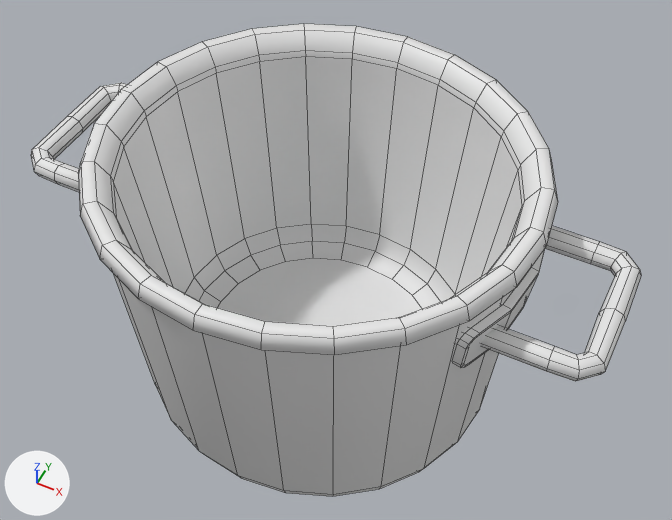
The FBX model Assets/models/tools_pot.fbx: old version first, new version second.
The view is the same before and after, from a 50 mm lens placed at (0.249, -0.466, 0.738), pointed at (0.019, -0.006, 0.163). Arrows for +X, +Y and +Z are at lower left; the lights stay in place. Mesh edges are drawn as thin lines. Where no turn or scale is listed for an object, it has been applied to the vertices.

Names of what the first picture shows: 'tools_pot'.
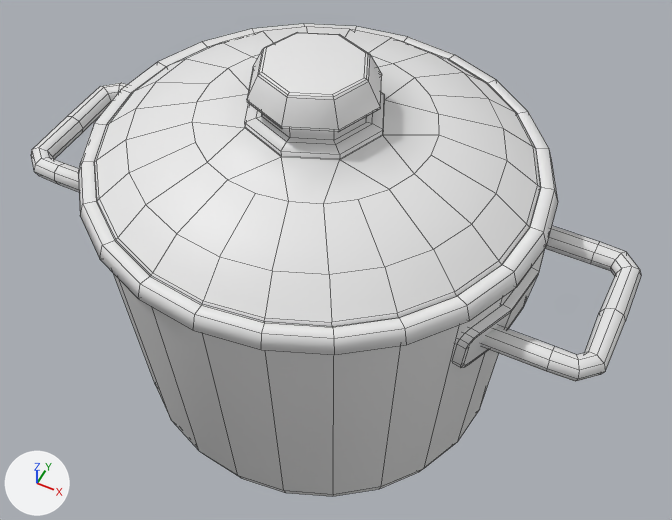
The newer file is also rescaled (x0.72) as a whole; pictures and numbers use the older file's frame.

Edits to the bpy script that builds the scene:
```text
Add me_tools_pot_001:
    me_tools_pot_001.from_pydata(...)  # 224 vertices, 211 faces; spans x -0.168..0.168, y -0.163..0.162, z -0.026..0.074
Add ob_tools_pot_001:
    ob_tools_pot_001 = bpy.data.objects.new('tools_pot.001', me_tools_pot_001)
    ob_tools_pot_001.location = (0.0, 0.0, 0.2768)
```

Location of each change, [x1, y1, x2, y2] in pixels of the pictures (672 x 520 px):
'tools_pot.001', added
    after: [94, 27, 541, 327]
